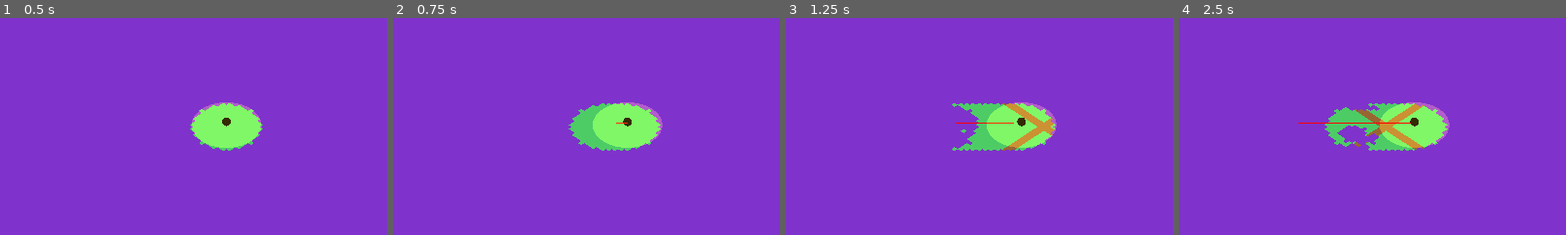
Above: before the commit, frames 1-4 (left to right).
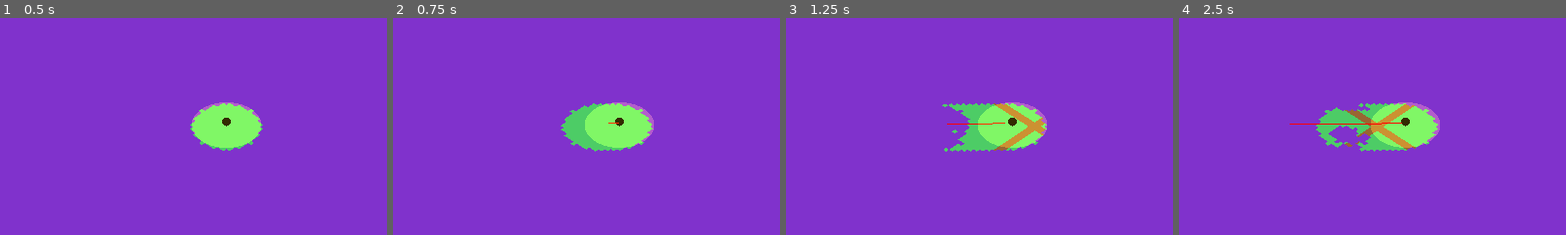
Above: after the commit, the same moments.

Repository: emersonh16/dastardlyfuck
Game: Godot game, scene res://scenes/test/test_miasma.tscn
Two runs of this game, one before a commit and one after it. Both use one fixed random seed, a clock stepped at 60 frames per second and the inputs below.
Inputs (mouse positions are % of the whole screen's width and height, from its top left):
- Up to frame 1 (0.5 s): no input
- Up to frame 2 (0.75 s): tap Enter at 0.5 s; move the mouse to (72, 45) at 0.52 s; hold Right (ui_right) from 0.53 s (still down); hold Q from 0.53 s (still down); click (72, 45) at 0.67 s
- Up to frame 3 (1.25 s): keep holding Right (ui_right); keep holding Q; tap E at 0.8 s
- Up to frame 4 (2.5 s): release Right (ui_right) at 1.25 s; release Q at 1.25 s; drag from (30, 55) to (45, 70) at 1.27 s; move the mouse to (60, 28) at 2.02 s; hold Right (ui_right) from 2.03 s (still down); hold R from 2.03 s (still down); click (60, 28) at 2.17 s; tap F at 2.3 s
The pictures show only the part of the screen within x 21-71%, y 25-75%; the shares and areas given below are measured in that part.

Frame 1 is identical in both runs. In frame 2, 1.7% of the frame differs, in the area x 43-70%, y 38-62%; in frame 3, 2.9%; in frame 4, 3.6%, in the area x 28-70%, y 38-62%.

Commit message:
bat ears instead of comet tail figuring out whats next

Diff:
--- a/scripts/camera/camera_follower.gd
+++ b/scripts/camera/camera_follower.gd
@@ -1,18 +1,24 @@
 extends Camera3D
 
-# CameraFollower - Keeps camera centered on player with isometric angle
+# CameraFollower - Keeps camera centered on player with free rotation support
 
 var target: Node3D = null
 var follow_distance: float = 200.0
 var camera_height: float = 150.0
 
-# Isometric angles
-var elevation: float = deg_to_rad(30.0)  # How high up
-var azimuth: float = deg_to_rad(45.0)    # Rotation around Y axis
+# Camera rotation angles (can be changed freely)
+var elevation: float = deg_to_rad(30.0)  # How high up (0 = horizontal, 90 = straight down)
+var azimuth: float = deg_to_rad(45.0)    # Rotation around Y axis (0 = North, 90 = East)
 
-# Store the correct rotation once calculated
-var fixed_rotation_set: bool = false
-var fixed_rotation_value: Vector3 = Vector3.ZERO
+# Rotation controls (optional - set to false to disable)
+var enable_mouse_rotation: bool = true
+var enable_keyboard_rotation: bool = true
+var mouse_rotation_speed: float = 0.002  # Sensitivity for mouse drag
+var keyboard_rotation_speed: float = 1.0  # Degrees per second for keyboard
+
+# Mouse rotation state
+var is_rotating: bool = false
+var last_mouse_pos: Vector2 = Vector2.ZERO
 
 func _ready():
 	# Set up orthographic projection
@@ -22,7 +28,10 @@
 	# Find player
 	call_deferred("_find_player")
 
-	print("CameraFollower initialized")
+	# Set initial camera position based on angles
+	_update_camera_position()
+
+	print("CameraFollower initialized (free rotation enabled)")
 
 func _find_player():
 	# Look for derelict (player) in scene - check both groups and name
@@ -42,30 +51,70 @@
 	else:
 		push_warning("CameraFollower: No derelict/player found!")
 
+func _input(event):
+	# Mouse rotation (right-click drag or middle mouse drag)
+	if enable_mouse_rotation:
+		if event is InputEventMouseButton:
+			if event.button_index == MOUSE_BUTTON_RIGHT or event.button_index == MOUSE_BUTTON_MIDDLE:
+				if event.pressed:
+					is_rotating = true
+					last_mouse_pos = event.position
+				else:
+					is_rotating = false
+
+		if event is InputEventMouseMotion and is_rotating:
+			var mouse_delta = event.position - last_mouse_pos
+			last_mouse_pos = event.position
+
+			# Rotate azimuth (horizontal) based on X mouse movement
+			azimuth -= mouse_delta.x * mouse_rotation_speed
+
+			# Rotate elevation (vertical) based on Y mouse movement
+			elevation += mouse_delta.y * mouse_rotation_speed
+
+			# Clamp elevation to prevent flipping
+			elevation = clamp(elevation, deg_to_rad(5.0), deg_to_rad(89.0))
+
 func _process(delta):
 	if not target:
 		return
 
+	# Keyboard rotation controls (optional)
+	if enable_keyboard_rotation:
+		var rotation_delta = keyboard_rotation_speed * deg_to_rad(delta)
+
+		# Q/E for azimuth (horizontal rotation)
+		if Input.is_key_pressed(KEY_Q):
+			azimuth -= rotation_delta
+		if Input.is_key_pressed(KEY_E):
+			azimuth += rotation_delta
+
+		# R/F for elevation (vertical angle)
+		if Input.is_key_pressed(KEY_R):
+			elevation = clamp(elevation - rotation_delta, deg_to_rad(5.0), deg_to_rad(89.0))
+		if Input.is_key_pressed(KEY_F):
+			elevation = clamp(elevation + rotation_delta, deg_to_rad(5.0), deg_to_rad(89.0))
+
 	# Get target's world position
 	var target_pos = target.global_position
 
-	# Calculate fixed camera position (no rotation, just scroll)
+	# Update camera position based on current angles
+	_update_camera_position()
+
+	# Smooth interpolation for position
 	var desired_pos = target_pos + Vector3(
 		follow_distance * cos(azimuth) * cos(elevation),
 		camera_height,
 		follow_distance * sin(azimuth) * cos(elevation)
 	)
-
-	# Smooth interpolation for position (but keep camera angle fixed)
 	position = position.lerp(desired_pos, 10.0 * delta)
 
-	# FIXED: Use look_at() to center on target, then lock rotation to prevent drift
+	# Always look at target (camera rotation is free, but always centers on player)
 	look_at(target_pos, Vector3.UP)
 
-	# Store the correct rotation the first time (when camera is properly positioned)
-	if not fixed_rotation_set:
-		fixed_rotation_value = rotation
-		fixed_rotation_set = true
-
-	# Always use the stored fixed rotation (prevents drift while maintaining centering)
-	rotation = fixed_rotation_value
+# Update camera position based on current rotation angles
+func _update_camera_position():
+	# This is called when angles change to immediately update position
+	# The actual position is interpolated in _process, but this ensures
+	# the camera responds immediately to rotation changes
+	pass
